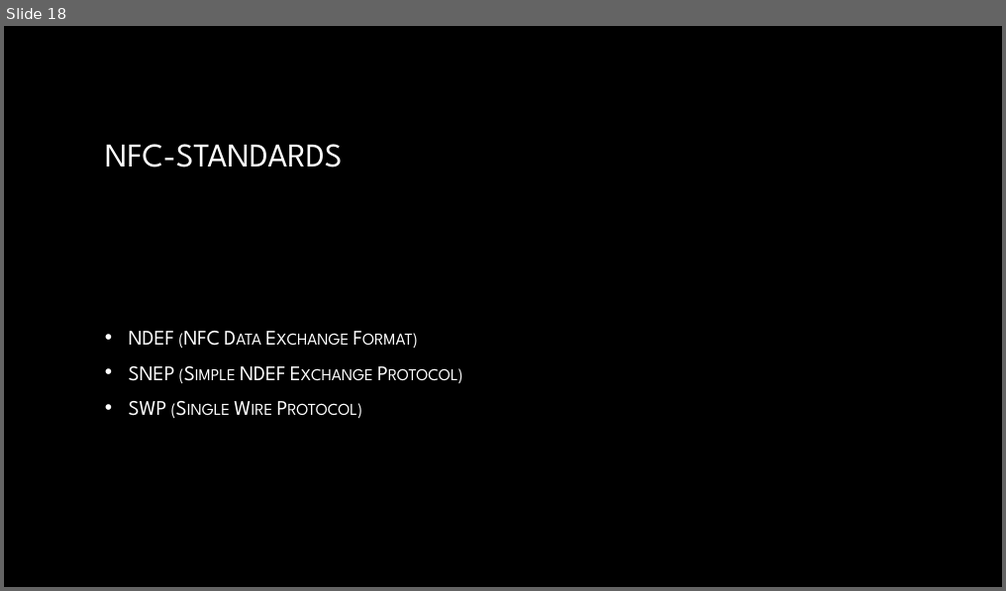
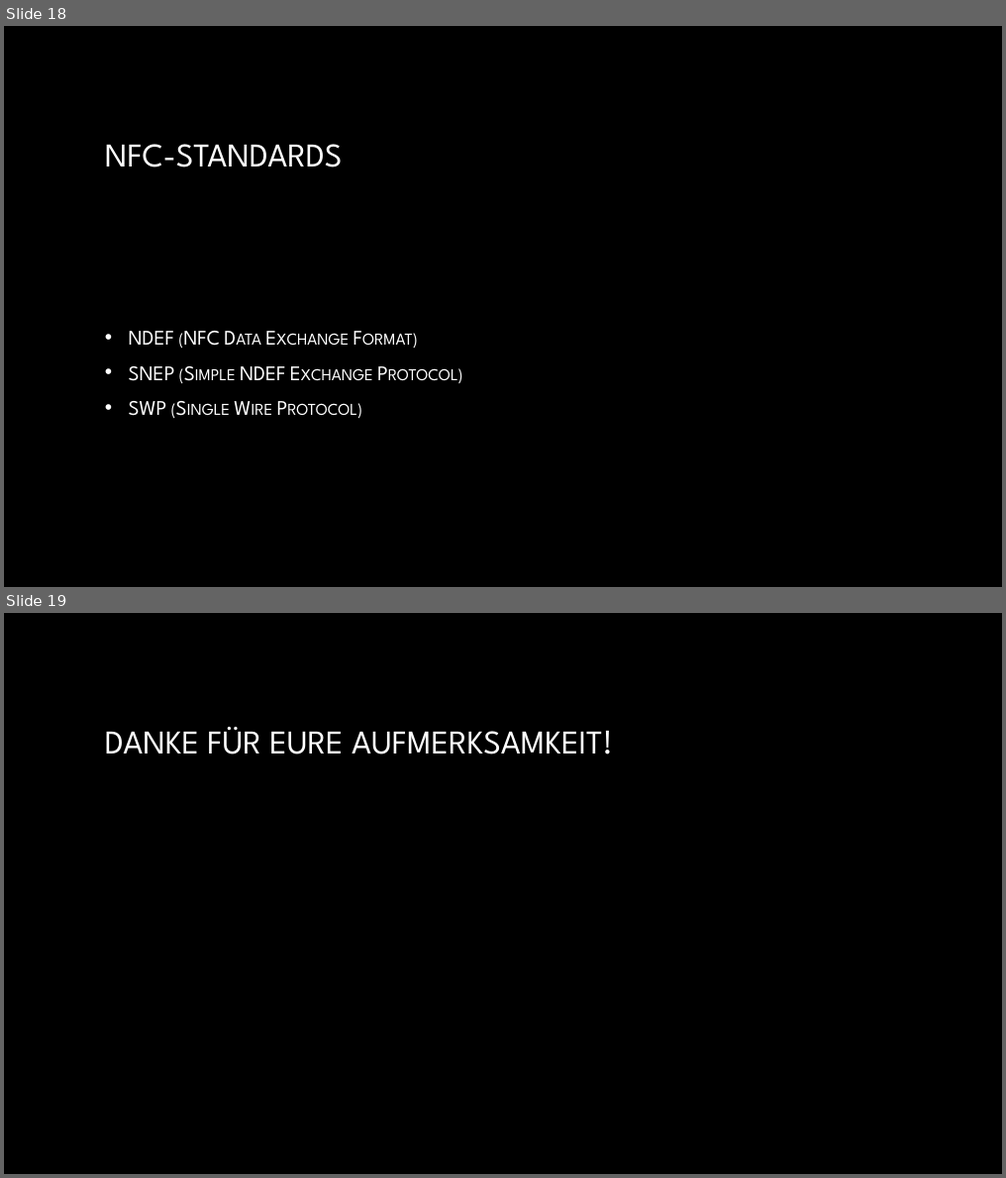
Before and after one commit to Judth34/Schule, a slide deck: 5.AHIFS/SYP-SEP/Rerferates/Wlan, Bluetooth und Nfc.pptx. Shown one above the other, each under a label of ours: slide 18 before the commit, slides 18 and 19 after it. The pictures are 1006x591 and 1006x1178 pixels, drawn with LibreOffice and Linux fonts; fonts in the diff are those of the drawing; background and template pictures are left out. Boxes give left, top, right and bottom in pixels: in the first picture for what was removed or moved away, otherwise in the second. Text is boxed around its words. In the diff, an @@ line names an element or a change of style, - is before the commit and + after.

```diff
--- a/5.AHIFS/SYP-SEP/Rerferates/Wlan, Bluetooth und Nfc.pptx
+++ b/5.AHIFS/SYP-SEP/Rerferates/Wlan, Bluetooth und Nfc.pptx
@@ slide 19 added at (4,613,1002,1174), background picture (left out) @@
@@ title added at (105,727,613,755), 32 pt, text gradient #FFFFFF to #A6A6A6 @@
+DANKE FÜR EURE AUFMERKSAMKEIT!
```
Also in this commit, not shown: 5 slides changed, 57 other files.
